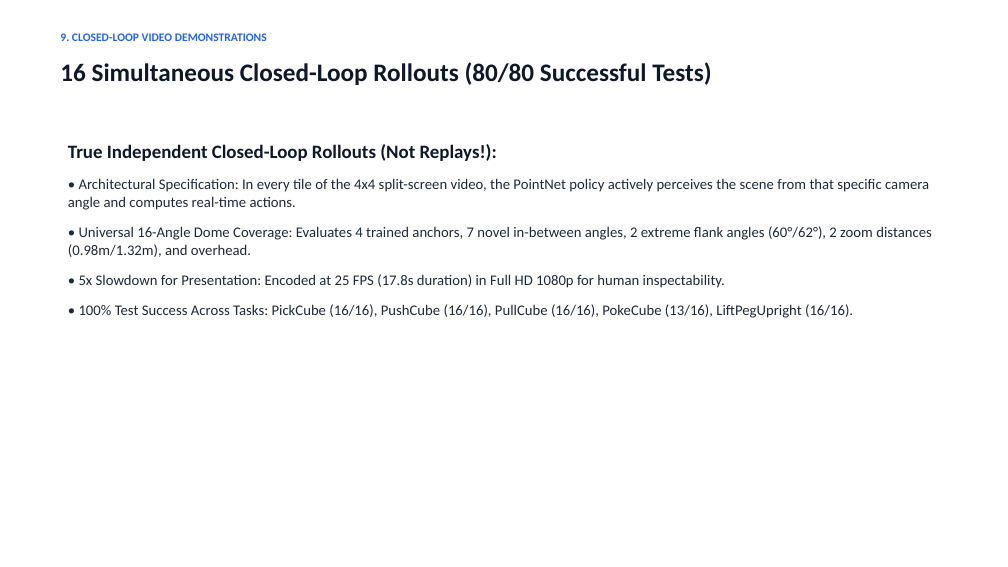
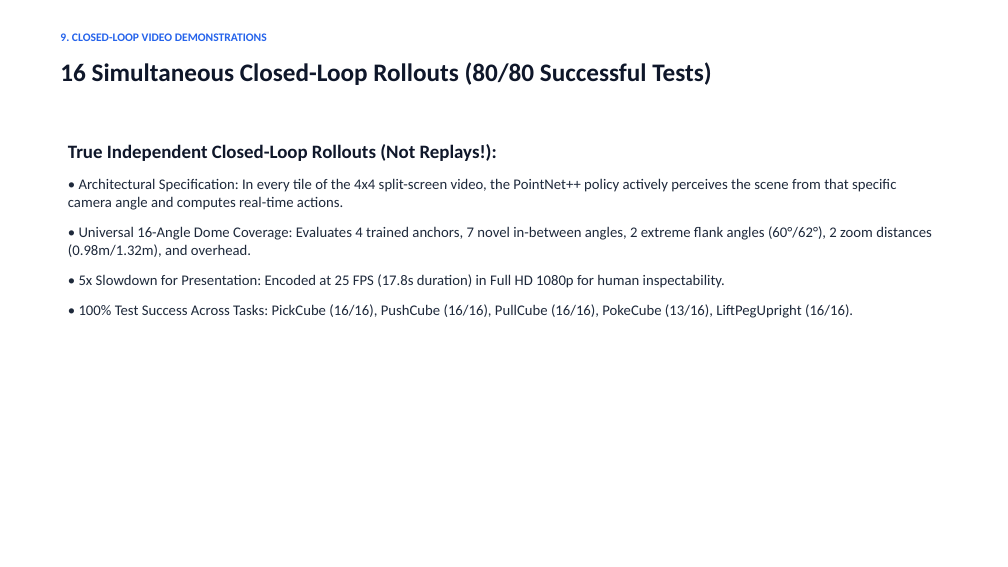
Before and after one commit to Durgesh-Shelke/Multi-viewpoint_Generalization, a slide deck: slide 10 of BTP_Final_Defense_Presentation.pptx. Drawn at 1008x567 pixels with LibreOffice and Linux fonts; fonts in the diff are those of the drawing. Boxes give left, top, right and bottom in pixels: in the first picture for what was removed or moved away, otherwise in the second. Text is boxed around its words. In the diff, an @@ line names an element or a change of style, - is before the commit and + after.

```diff
--- a/BTP_Final_Defense_Presentation.pptx
+++ b/BTP_Final_Defense_Presentation.pptx
@@ text at [68,178,896,210]: text changed @@
-• Architectural Specification: In every tile of the 4x4 split-screen video, the PointNet policy actively perceives the scene from that specific camera angle and computes real-time actions.
+• Architectural Specification: In every tile of the 4x4 split-screen video, the PointNet++ policy actively perceives the scene from that specific camera angle and computes real-time actions.
```
Also in this commit, not shown: 13 other slides changed, 6 other files.
